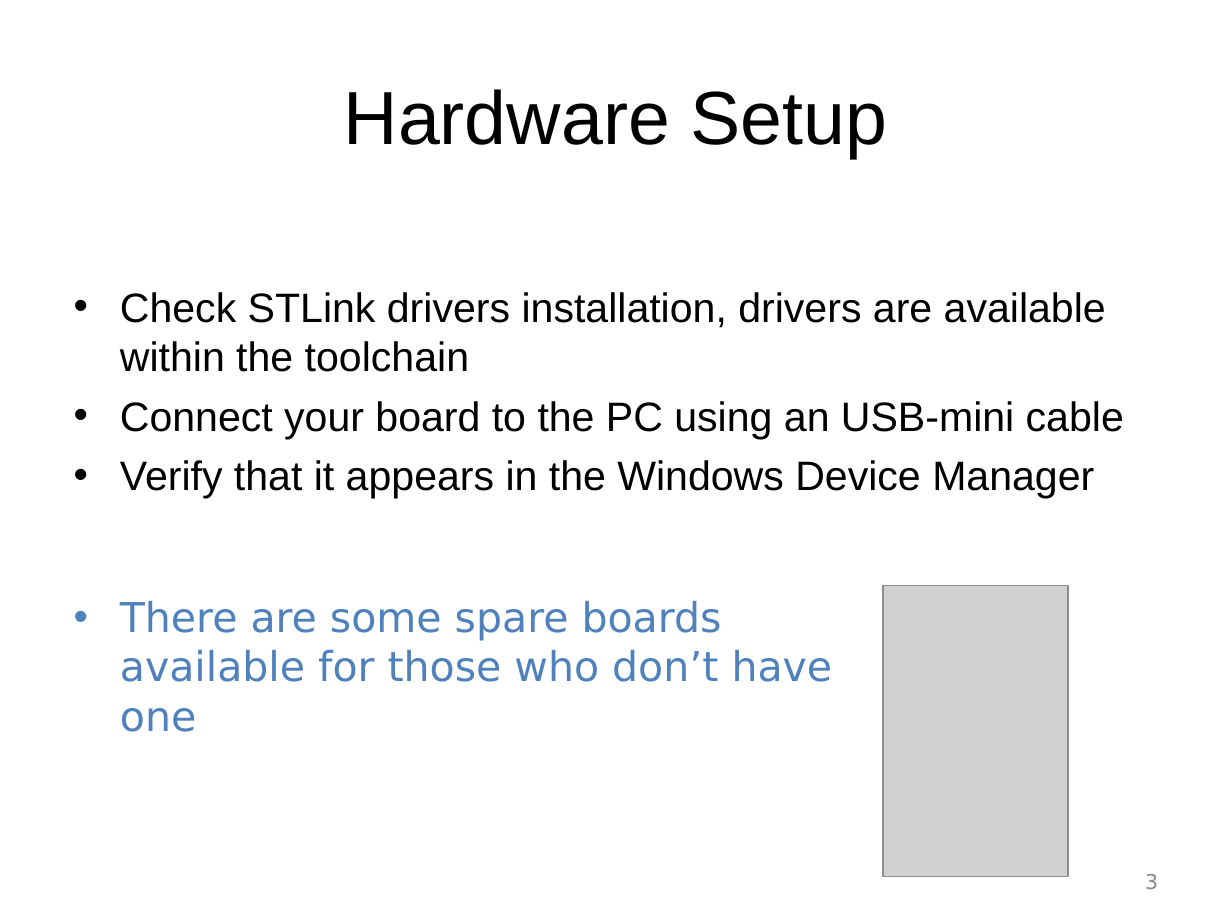
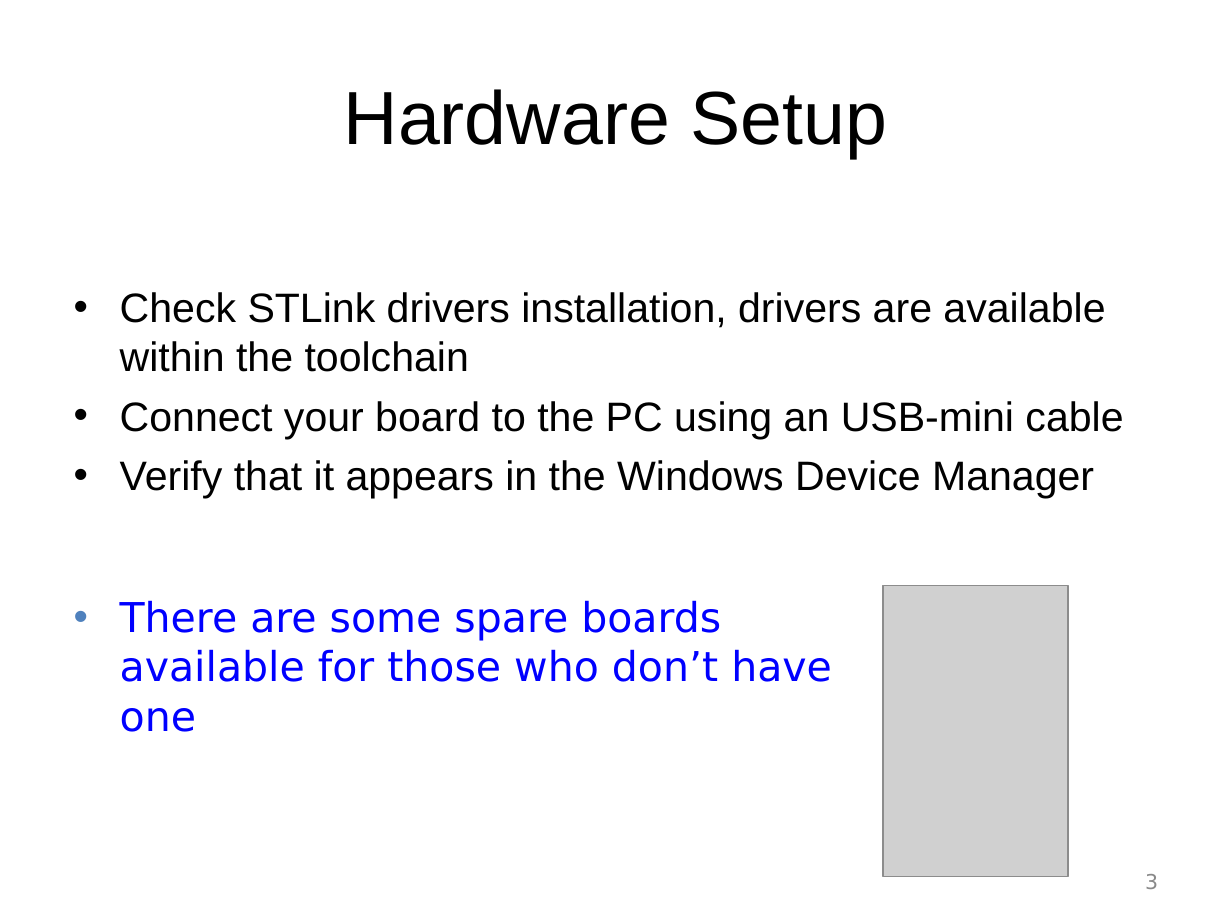
Before and after one commit to ArduPilot/ChibiOS.svn, a slide deck: slide 3 of slides_better_embedded_2012/ChibiOS-RT 3 Setup.ppt. Drawn at 1232x924 pixels with LibreOffice and Linux fonts; fonts in the diff are those of the drawing; grey boxes stand for pictures; background and template pictures are left out. Boxes give left, top, right and bottom in pixels: in the first picture for what was removed or moved away, otherwise in the second. Text is boxed around its words. In the diff, an @@ line names an element or a change of style, - is before the commit and + after.

```diff
--- a/slides_better_embedded_2012/ChibiOS-RT 3 Setup.ppt
+++ b/slides_better_embedded_2012/ChibiOS-RT 3 Setup.ppt
@@ text "Check STLink drivers installation, drivers ..." at (120,292,1123,499): indent changed @@
@@ text "There are some spare boards ..." at (120,600,832,732): text colour #4F81BD to #0000FF; indent changed @@
```
Also in this commit, not shown: 2 other slides changed, 3 other files.
